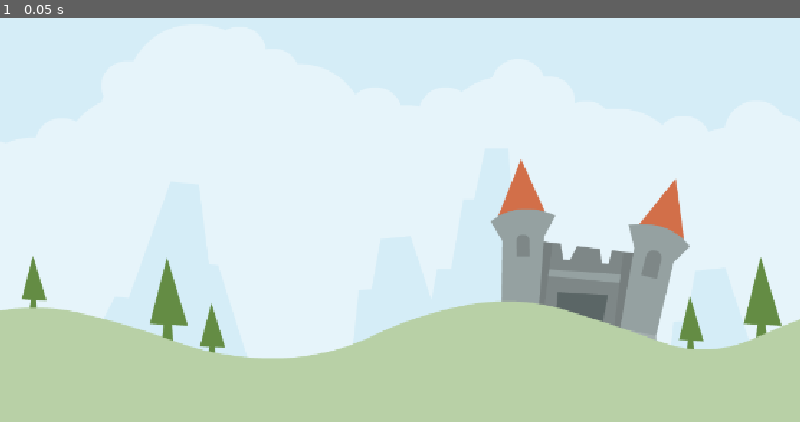
Above: before the commit, frame 1.
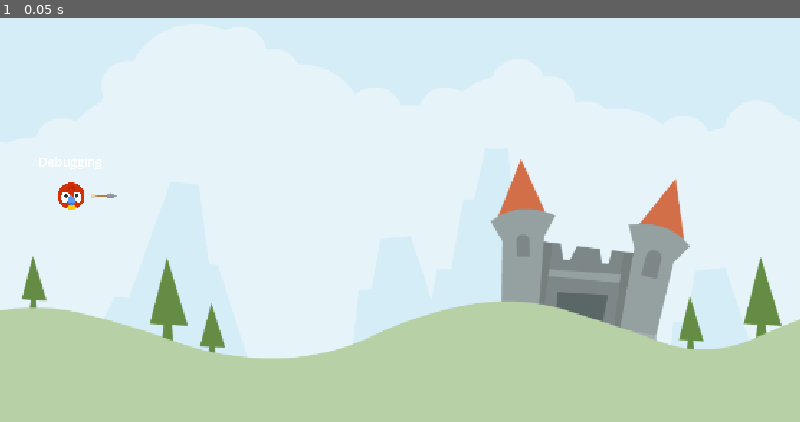
Above: after the commit, the same moment.

Repository: Peter-Pander/Mad_Fluffballs
Game: Godot game, scene res://Scenes/LevelBase/LevelBase.tscn
The game is run twice, just before and just after one commit, with the same random seed, the same clock (stepped at 60 frames per second) and the same inputs. Before the commit the project has no main scene; this scene is started directly in both runs.
Inputs:
- Up to frame 1 (0.05 s): no input

The runs differ from the first frame. In frame 1, 0.3% of the frame differs, in the area x 4-15%, y 34-48%.

Commit message:
Add Animal scene and logic, integrate into LevelBase
- Created Animal.tscn with RigidBody2D, physics material, sprite, sounds, and label
- Added Animal.gd script with placeholders for ready, process, input, and screen-exit logic
- Connected input and visibility signals to Animal.gd
- Updated LevelBase.tscn to load the Animal.tscn scene as a child instance

Diff:
--- /dev/null
+++ b/Scenes/Animal/Animal.gd
@@ -0,0 +1,19 @@
+extends RigidBody2D
+
+
+# Called when the node enters the scene tree for the first time.
+func _ready() -> void:
+	pass # Replace with function body.
+
+
+# Called every frame. 'delta' is the elapsed time since the previous frame.
+func _process(delta: float) -> void:
+	pass
+
+
+func _on_input_event(viewport: Node, event: InputEvent, shape_idx: int) -> void:
+	pass # Replace with function body.
+
+
+func _on_visible_on_screen_notifier_2d_screen_exited() -> void:
+	pass # Replace with function body.
--- /dev/null
+++ b/Scenes/Animal/Animal.tscn
@@ -0,0 +1,58 @@
+[gd_scene load_steps=9 format=3 uid="uid://7jpcvumn2obh"]
+
+[ext_resource type="Texture2D" uid="uid://b684apoyolknu" path="res://assets/player/parrot.png" id="1_qtpp4"]
+[ext_resource type="Script" uid="uid://cmyratfq144" path="res://Scenes/Animal/Animal.gd" id="1_x85cc"]
+[ext_resource type="Texture2D" uid="uid://ckie1u1qc7ttt" path="res://assets/items/arrow.png" id="2_vqphk"]
+[ext_resource type="AudioStream" uid="uid://cjxhbsyoygbb2" path="res://assets/audio/kick_wood.ogg" id="3_oryip"]
+[ext_resource type="AudioStream" uid="uid://dofnnfawljj15" path="res://assets/audio/stretch2.ogg" id="4_x85cc"]
+[ext_resource type="AudioStream" uid="uid://brfy4bonrj6mx" path="res://assets/audio/catapult.ogg" id="5_5swx0"]
+
+[sub_resource type="PhysicsMaterial" id="PhysicsMaterial_oryip"]
+bounce = 0.2
+
+[sub_resource type="CircleShape2D" id="CircleShape2D_vqphk"]
+radius = 66.7499
+
+[node name="Animal" type="RigidBody2D"]
+input_pickable = true
+physics_material_override = SubResource("PhysicsMaterial_oryip")
+freeze = true
+contact_monitor = true
+max_contacts_reported = 1
+script = ExtResource("1_x85cc")
+
+[node name="Bird" type="Sprite2D" parent="."]
+scale = Vector2(0.15, 0.15)
+texture = ExtResource("1_qtpp4")
+
+[node name="Arrow" type="Sprite2D" parent="."]
+scale = Vector2(0.3, 0.3)
+texture = ExtResource("2_vqphk")
+offset = Vector2(150, 0)
+
+[node name="CollisionShape2D" type="CollisionShape2D" parent="."]
+scale = Vector2(0.3, 0.3)
+shape = SubResource("CircleShape2D_vqphk")
+
+[node name="DebugLabel" type="Label" parent="."]
+offset_left = -47.0
+offset_top = -62.0
+offset_right = 447.0
+offset_bottom = 70.0
+scale = Vector2(0.184199, 0.184199)
+theme_override_font_sizes/font_size = 96
+text = "Debugging"
+
+[node name="KickSound" type="AudioStreamPlayer2D" parent="."]
+stream = ExtResource("3_oryip")
+
+[node name="StretchSound" type="AudioStreamPlayer2D" parent="."]
+stream = ExtResource("4_x85cc")
+
+[node name="LaunchSound" type="AudioStreamPlayer2D" parent="."]
+stream = ExtResource("5_5swx0")
+
+[node name="VisibleOnScreenNotifier2D" type="VisibleOnScreenNotifier2D" parent="."]
+
+[connection signal="input_event" from="." to="." method="_on_input_event"]
+[connection signal="screen_exited" from="VisibleOnScreenNotifier2D" to="." method="_on_visible_on_screen_notifier_2d_screen_exited"]
--- a/Scenes/LevelBase/LevelBase.tscn
+++ b/Scenes/LevelBase/LevelBase.tscn
@@ -1,6 +1,7 @@
-[gd_scene load_steps=2 format=3 uid="uid://b73ikslykrif4"]
+[gd_scene load_steps=3 format=3 uid="uid://b73ikslykrif4"]
 
 [ext_resource type="Texture2D" uid="uid://dsshjhhru4o2x" path="res://assets/scene/colored_castle.png" id="1_5ufo3"]
+[ext_resource type="PackedScene" uid="uid://7jpcvumn2obh" path="res://Scenes/Animal/Animal.tscn" id="2_bgw71"]
 
 [node name="LevelBase" type="Node2D"]
 
@@ -9,3 +10,6 @@
 scale = Vector2(1.16797, 1.16797)
 texture = ExtResource("1_5ufo3")
 centered = false
+
+[node name="Animal" parent="." instance=ExtResource("2_bgw71")]
+position = Vector2(102, 322)
--- a/project.godot
+++ b/project.godot
@@ -11,6 +11,7 @@
 [application]
 
 config/name="MadFluffballs"
+run/main_scene="uid://b73ikslykrif4"
 config/features=PackedStringArray("4.4", "Mobile")
 config/icon="res://icon.svg"
 
Not shown, added: Scenes/Animal/Animal.gd.uid
